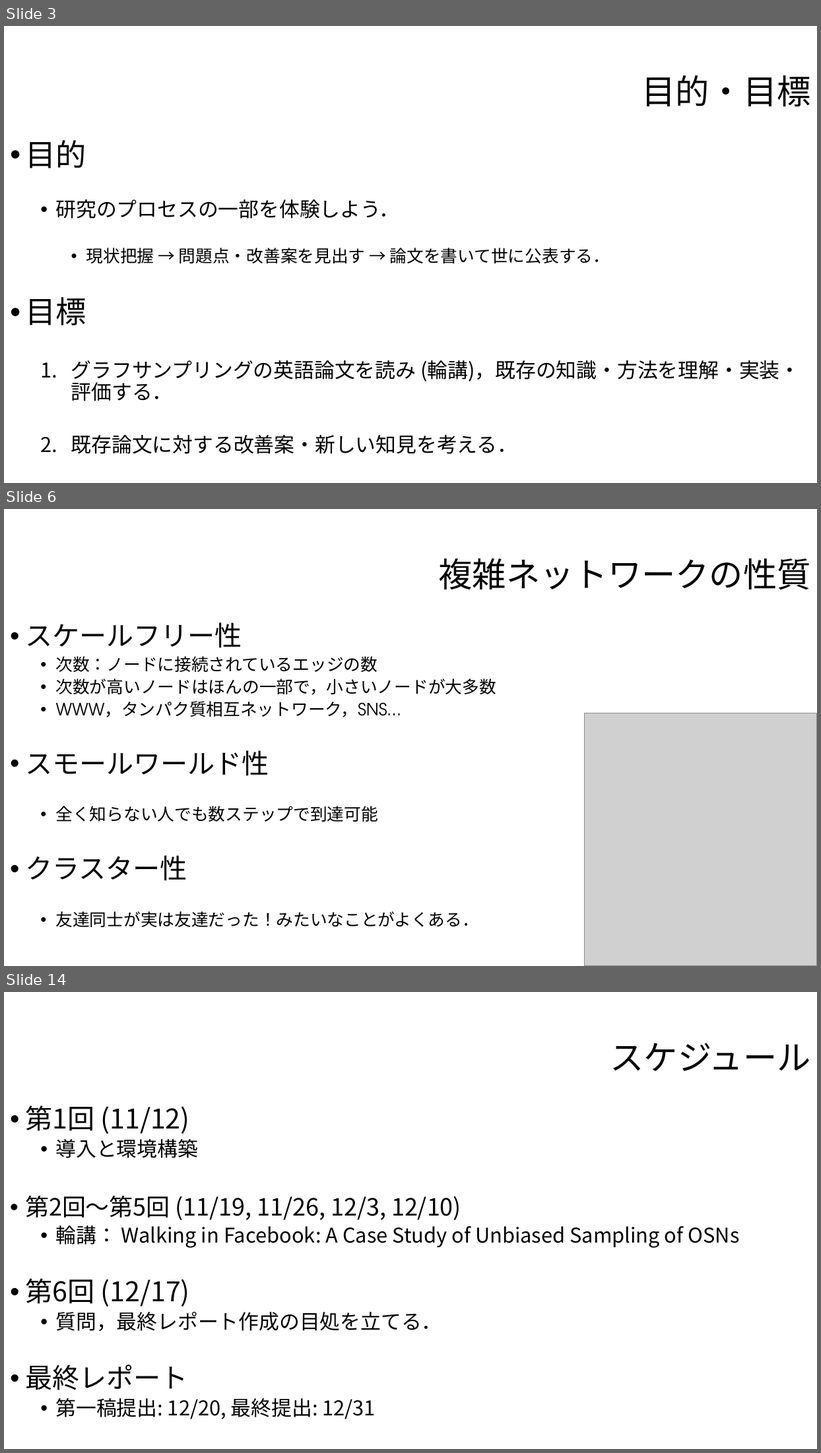
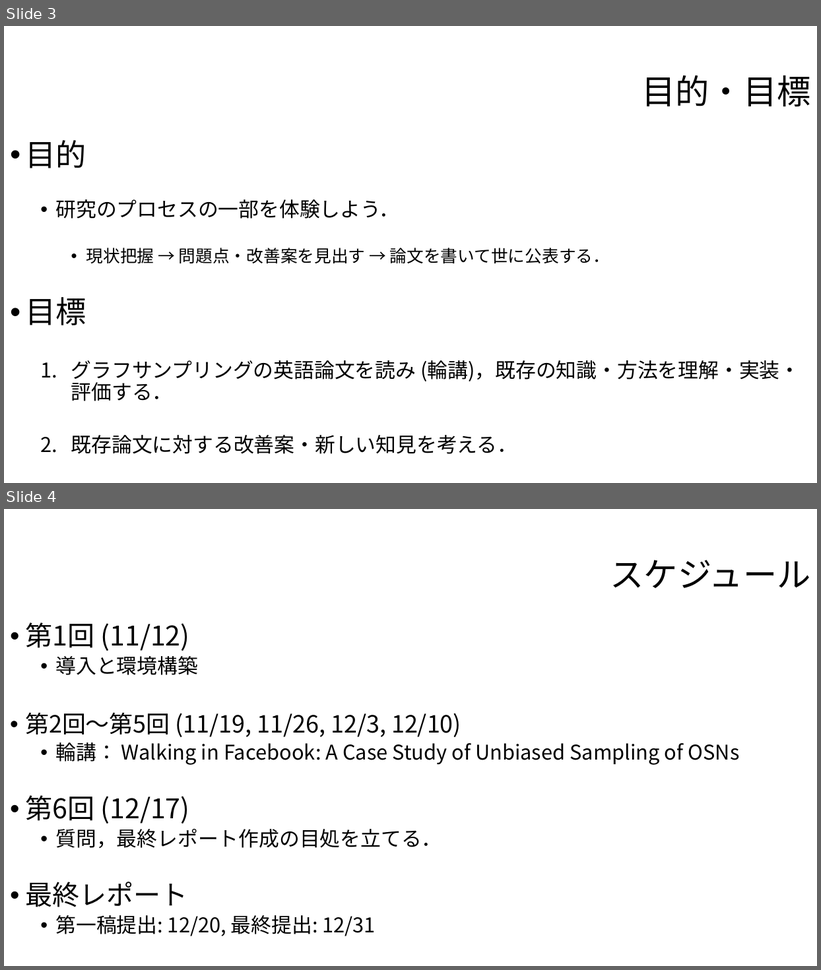
Before and after one commit to hiragaatsuya/trial_shudolab_2019, a slide deck: 第1回スライド.pptx. Shown one above the other, each under a label of ours: slides 3, 6 and 14 before the commit, slides 3 and 4 after it; the slides between them are not shown. The pictures are 821x1453 and 821x970 pixels, drawn with LibreOffice and Linux fonts; fonts in the diff are those of the drawing; grey boxes stand for pictures; background and template pictures are left out. Boxes give left, top, right and bottom in pixels: in the first picture for what was removed or moved away, otherwise in the second. Text is boxed around its words. In the diff, an @@ line names an element or a change of style, - is before the commit and + after.

```diff
--- a/第1回スライド.pptx
+++ b/第1回スライド.pptx
@@ slide 6 removed at <box>4,509,817,966</box>, background #FFFFFF @@
@@ title removed at <box>439,558,811,590</box> @@
-複雑ネットワークの性質
@@ text removed at <box>25,623,496,927</box> @@
-• スケールフリー性
-  • 次数：ノードに接続されているエッジの数
-  • 次数が高いノードはほんの一部で，小さいノードが大多数
-  • WWW，タンパク質相互ネットワーク，SNS…
-• スモールワールド性
-  • 全く知らない人でも数ステップで到達可能
-• クラスター性
-  • 友達同士が実は友達だった！みたいなことがよくある．
@@ picture removed at <box>584,714,817,966</box> @@
@@ what was slide 14 is now slide 4 @@
```
Also in this commit, not shown: 7 slides changed, 2 slides added, 4 other slides removed, 2 other files.
